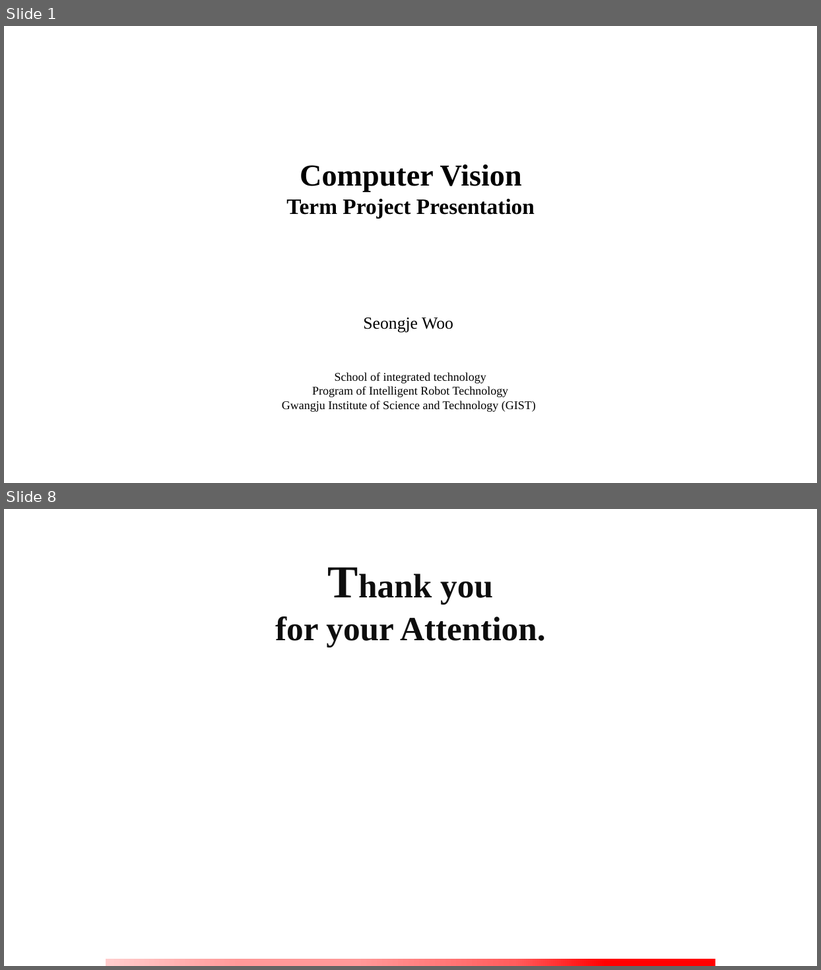
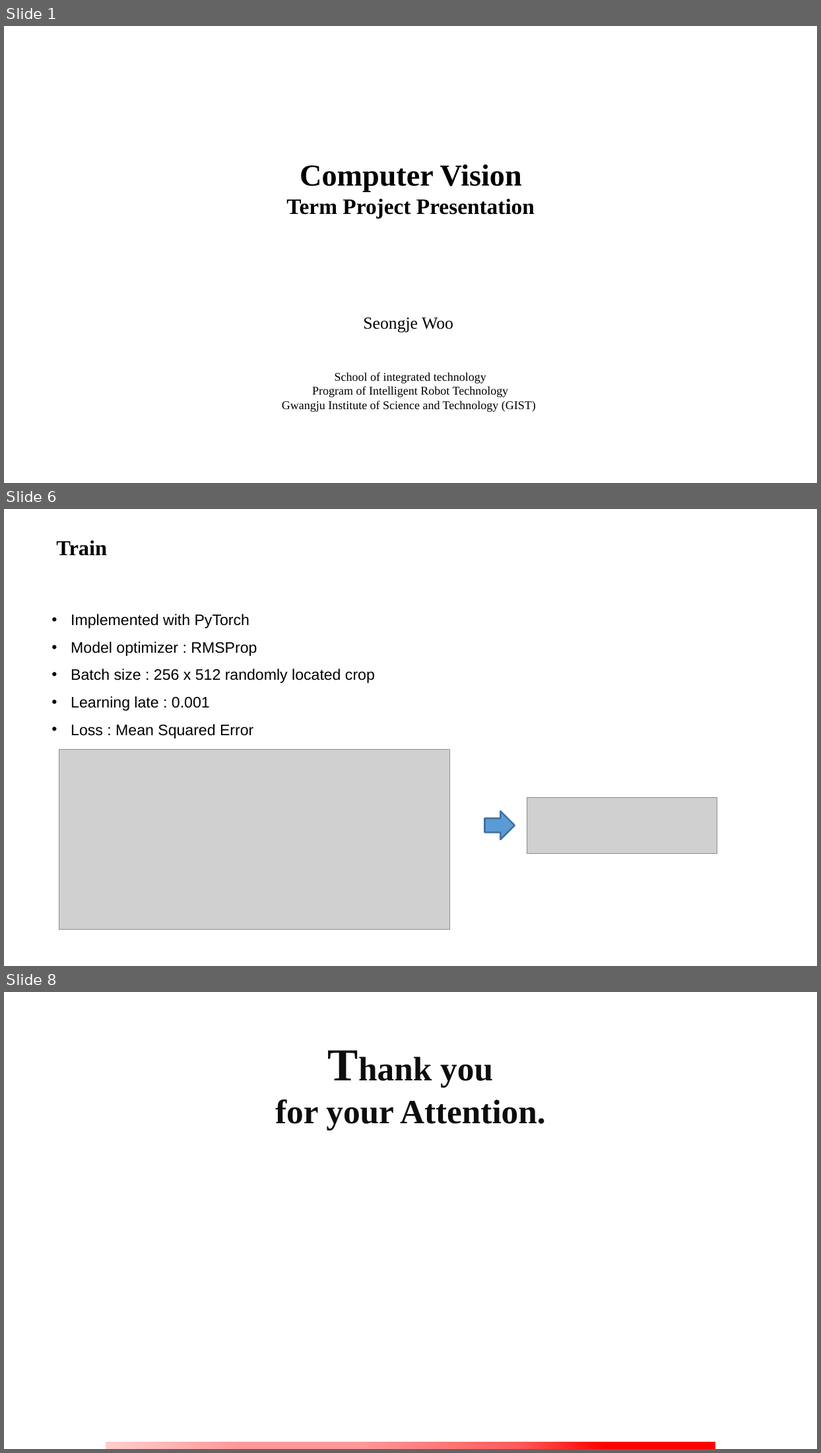
Before and after one commit to goseongje/cv_term_project, a slide deck: TermProject_20201149_SeongjeWoo.pptx. Shown one above the other, each under a label of ours: slides 1 and 8 before the commit, slides 1, 6 and 8 after it; the slides between them are not shown. The pictures are 821x970 and 821x1453 pixels, drawn with LibreOffice and Linux fonts; fonts in the diff are those of the drawing; grey boxes stand for pictures; background and template pictures are left out. Boxes give left, top, right and bottom in pixels: in the first picture for what was removed or moved away, otherwise in the second. Text is boxed around its words. In the diff, an @@ line names an element or a change of style, - is before the commit and + after.

```diff
--- a/TermProject_20201149_SeongjeWoo.pptx
+++ b/TermProject_20201149_SeongjeWoo.pptx
@@ slide 6 added at (x1=4, y1=509, x2=817, y2=966), background picture (left out) @@
@@ text added at (x1=56, y1=540, x2=107, y2=556), 25.2 pt, text #000000, bold @@
+Train
@@ text added at (x1=71, y1=614, x2=375, y2=739), 18 pt, text #000000 @@
+• Implemented with PyTorch
+• Model optimizer : RMSProp
+• Batch size : 256 x 512 randomly located crop
+• Learning late : 0.001
+• Loss : Mean Squared Error
@@ picture added at (x1=59, y1=749, x2=450, y2=930) @@
@@ picture added at (x1=527, y1=797, x2=717, y2=854) @@
@@ right arrow added at (x1=484, y1=811, x2=515, y2=840), fill #5B9BD5, outline #43739E 2 pt @@
```
Also in this commit, not shown: 5 other slides added, 6 slides removed, 3 other files.
